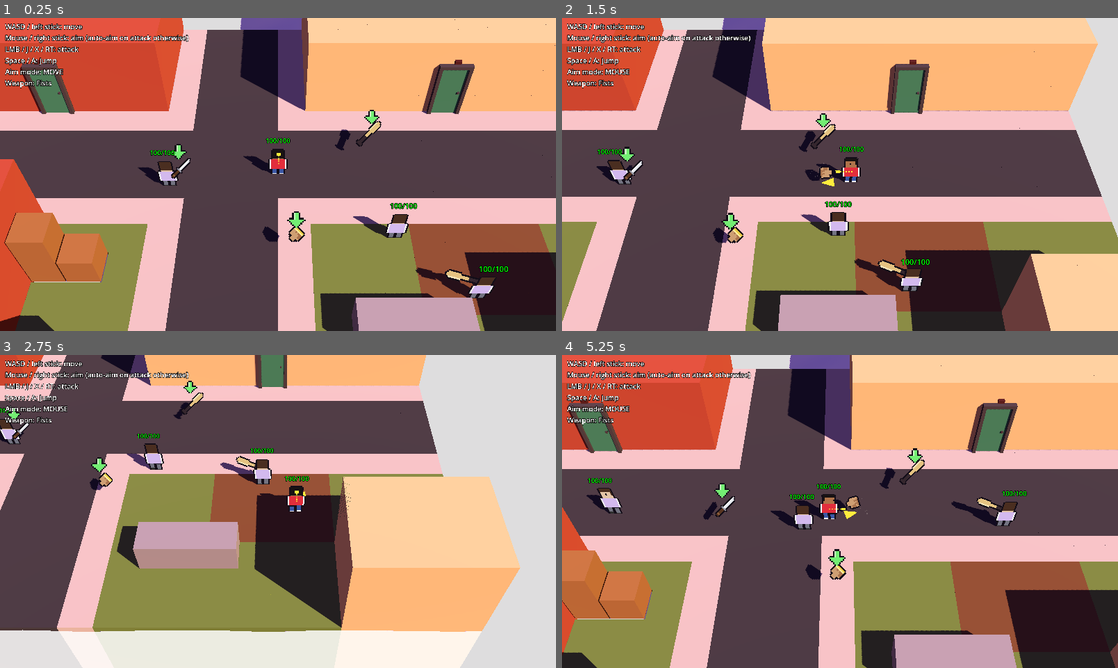
Above: before the commit, frames 1-4 (two rows, left to right).
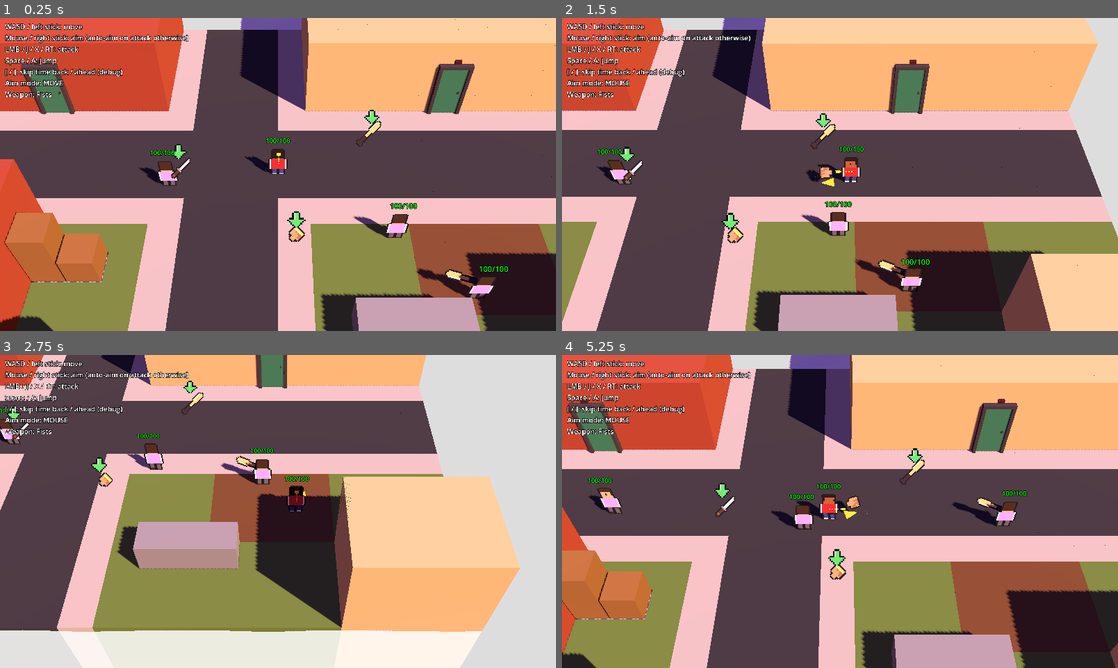
Above: after the commit, the same moments.

Repository: shalashisky/turf
Game: Godot game, scene res://scenes/main.tscn
The game is run twice, just before and just after one commit, with the same random seed, the same clock (stepped at 60 frames per second) and the same inputs.
Inputs (mouse positions are in pixels of both pictures, inside the frame that each line leads up to):
- Up to frame 1 (0.25 s): no input
- Up to frame 2 (1.5 s): move the mouse to (962, 158) at 0.52 s; hold D (move_right) 0.53-1.28 s; click (962, 158) at 0.6 s; tap Space (jump) at 0.77 s; move the mouse to (728, 190) at 1.27 s; hold S (move_down) from 1.28 s (still down); click (728, 190) at 1.35 s
- Up to frame 3 (2.75 s): tap Space (jump) at 1.52 s; move the mouse to (333, 442) at 2.02 s; release S (move_down) at 2.03 s; hold D (move_right) from 2.03 s (still down); click (333, 442) at 2.1 s
- Up to frame 4 (5.25 s): move the mouse to (812, 574) at 2.77 s; release D (move_right) at 2.78 s; hold W (move_up) 2.78-3.53 s; click (812, 574) at 2.85 s; tap Space (jump) at 3.02, 3.77, 4.52 s; move the mouse to (1006, 558) at 3.52 s; hold A (move_left) 3.53-5.03 s; click (1006, 558) at 3.6 s; move the mouse to (673, 464) at 4.27 s; click (673, 464) at 4.35 s; move the mouse to (867, 511) at 5.02 s; hold S (move_down) from 5.03 s (still down); click (867, 511) at 5.1 s

The runs differ from the first frame. In frame 1, 2.6% of the frame differs, in the area x 0-100%, y 0-100%; in frame 2, 2.6%; in frame 3, 1.7%; in frame 4, 2.7%.

Commit message:
messing around

Diff:
--- a/project.godot
+++ b/project.godot
@@ -89,6 +89,7 @@
 [rendering]
 
 textures/canvas_textures/default_texture_filter=0
+lights_and_shadows/directional_shadow/size=2048
 
 [shader_globals]
 
@@ -100,3 +101,7 @@
 "type": "vec3",
 "value": Vector3(0, 0, 0)
 }
+
+[autoload]
+
+GameClock="*res://scripts/game_clock.gd"
--- a/scenes/dummy_enemy.tscn
+++ b/scenes/dummy_enemy.tscn
@@ -23,6 +23,7 @@
 [node name="Sprite" type="Sprite3D" parent="."]
 position = Vector3(0, 0.63, 0)
 layers = 2
+shaded = true
 pixel_size = 0.045
 billboard = 2
 alpha_cut = 1
--- a/scenes/main.tscn
+++ b/scenes/main.tscn
@@ -12,6 +12,9 @@
 [ext_resource type="PackedScene" path="res://scenes/spawn_door.tscn" id="10_door"]
 [ext_resource type="Resource" path="res://weapons/knife.tres" id="11_knife"]
 [ext_resource type="Resource" path="res://weapons/brass_knuckles.tres" id="12_brass"]
+[ext_resource type="Script" path="res://scripts/day_night.gd" id="13_day_night"]
+[ext_resource type="Script" path="res://scripts/clock_label.gd" id="14_clock"]
+[ext_resource type="PackedScene" path="res://scenes/street_lamp.tscn" id="15_lamp"]
 
 [sub_resource type="ProceduralSkyMaterial" id="sky_mat"]
 sky_top_color = Color(0.25, 0.2, 0.42, 1)
@@ -34,10 +37,18 @@
 environment = SubResource("env")
 
 [node name="Sun" type="DirectionalLight3D" parent="." unique_id=394922460]
+physics_interpolation_mode = 2
 transform = Transform3D(0.62161, -0.533946, 0.5731516, 0, 0.73168886, 0.6816388, -0.7833269, -0.42371348, 0.4548251, 0, 0, 0)
 light_color = Color(1, 0.85, 0.65, 1)
 light_energy = 1.2
 shadow_enabled = true
+directional_shadow_mode = 1
+directional_shadow_max_distance = 45.0
+
+[node name="DayNight" type="Node" parent="." node_paths=PackedStringArray("light", "world_environment")]
+script = ExtResource("13_day_night")
+light = NodePath("../Sun")
+world_environment = NodePath("../WorldEnvironment")
 
 [node name="CityGrid" type="GridMap" parent="." unique_id=70170018]
 mesh_library = ExtResource("1_tiles")
@@ -76,6 +87,38 @@
 transform = Transform3D(1, 0, 0, 0, 1, 0, 0, 0, 1, 0.5, 0, 3)
 weapon = ExtResource("12_brass")
 
+[node name="LampNorth1" parent="." instance=ExtResource("15_lamp")]
+position = Vector3(-10.5, 0, -2.2)
+
+[node name="LampNorth2" parent="." instance=ExtResource("15_lamp")]
+position = Vector3(-5.5, 0, -2.2)
+
+[node name="LampNorth3" parent="." instance=ExtResource("15_lamp")]
+position = Vector3(2.5, 0, -2.2)
+
+[node name="LampNorth4" parent="." instance=ExtResource("15_lamp")]
+position = Vector3(9.5, 0, -2.2)
+
+[node name="LampSouth1" parent="." instance=ExtResource("15_lamp")]
+position = Vector3(-6.5, 0, 1.2)
+rotation = Vector3(0, 3.14159, 0)
+
+[node name="LampSouth2" parent="." instance=ExtResource("15_lamp")]
+position = Vector3(3.5, 0, 1.2)
+rotation = Vector3(0, 3.14159, 0)
+
+[node name="LampSouth3" parent="." instance=ExtResource("15_lamp")]
+position = Vector3(10.5, 0, 1.2)
+rotation = Vector3(0, 3.14159, 0)
+
+[node name="LampSideWest" parent="." instance=ExtResource("15_lamp")]
+position = Vector3(-3.2, 0, 5.5)
+rotation = Vector3(0, 1.5708, 0)
+
+[node name="LampSideEast" parent="." instance=ExtResource("15_lamp")]
+position = Vector3(0.2, 0, 6.5)
+rotation = Vector3(0, -1.5708, 0)
+
 [node name="SpawnDoorWest" parent="." instance=ExtResource("10_door")]
 transform = Transform3D(1, 0, 0, 0, 1, 0, 0, 0, 1, -8, 0, -3)
 
@@ -91,3 +134,18 @@
 theme_override_constants/outline_size = 4
 script = ExtResource("6_hud")
 player = NodePath("../../Player")
+
+[node name="Clock" type="Label" parent="HUD"]
+anchors_preset = 1
+anchor_left = 1.0
+anchor_right = 1.0
+offset_left = -260.0
+offset_top = 8.0
+offset_right = -12.0
+offset_bottom = 66.0
+grow_horizontal = 0
+theme_override_colors/font_outline_color = Color(0, 0, 0, 1)
+theme_override_constants/outline_size = 6
+theme_override_font_sizes/font_size = 22
+horizontal_alignment = 2
+script = ExtResource("14_clock")
--- a/scenes/player.tscn
+++ b/scenes/player.tscn
@@ -32,6 +32,7 @@
 [node name="Sprite" type="Sprite3D" parent="."]
 position = Vector3(0, 0.63, 0)
 layers = 2
+shaded = true
 pixel_size = 0.045
 billboard = 2
 alpha_cut = 1
--- a/scenes/weapon_pickup.tscn
+++ b/scenes/weapon_pickup.tscn
@@ -20,6 +20,8 @@
 physics_interpolation_mode = 2
 position = Vector3(0, 0.8, 0)
 layers = 2
+cast_shadow = 0
+shaded = true
 pixel_size = 0.045
 alpha_cut = 1
 texture_filter = 0
--- a/scripts/citizen.gd
+++ b/scripts/citizen.gd
@@ -566,6 +566,7 @@
 	_weapon_sprite.texture_filter = BaseMaterial3D.TEXTURE_FILTER_NEAREST
 	_weapon_sprite.alpha_cut = SpriteBase3D.ALPHA_CUT_DISCARD
 	_weapon_sprite.layers = _sprite.layers
+	_weapon_sprite.shaded = _sprite.shaded
 	_weapon_pivot.add_child(_weapon_sprite)
 
 
--- a/scripts/hud.gd
+++ b/scripts/hud.gd
@@ -9,5 +9,6 @@
 		+ "Mouse / right stick: aim (auto-aim on attack otherwise)\n" \
 		+ "LMB / J / X / RT: attack\n" \
 		+ "Space / A: jump\n" \
+		+ "[ / ]: skip time back / ahead (debug)\n" \
 		+ "Aim mode: %s\n" % player.aim_mode_name() \
 		+ "Weapon: %s" % player.current_weapon().display_name
Not shown, changed: .gitignore
